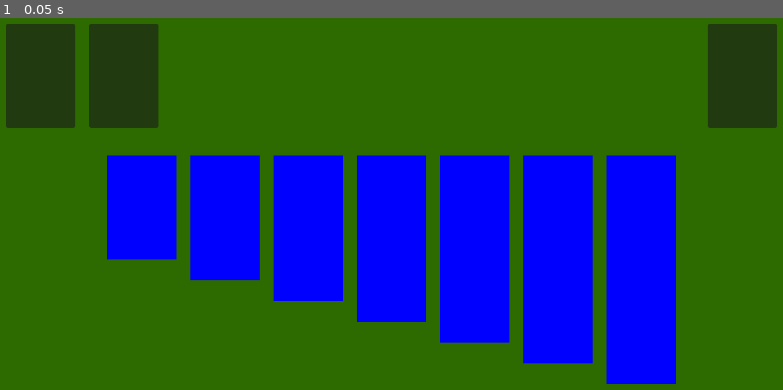
Above: before the commit, frame 1.
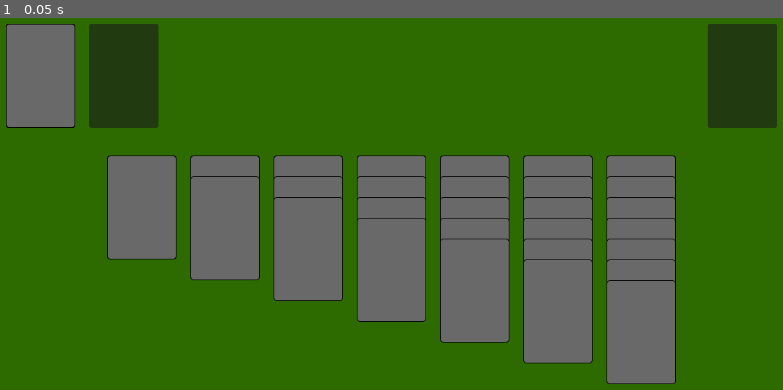
Above: after the commit, the same moment.

Repository: damiankk/CardKing
Game: Godot game, scene res://main.tscn
Same seed, same stepped clock (60 frames per second), same inputs: the game is played once before the commit and once after it.
Inputs:
- Up to frame 1 (0.05 s): no input

The runs differ from the first frame. In frame 1, 31% of the frame differs, in the area x 0-87%, y 1-99%.

Commit message:
Applied border settings for card scene

Diff:
--- a/Scenes/card.gd
+++ b/Scenes/card.gd
@@ -59,12 +59,14 @@
 	$RankLabel.add_theme_color_override("font_color", current_color)
 	$SuitLabel.add_theme_color_override("font_color", current_color)
 
+	# Example adjustment in update_display if Background is a Panel
+	var style_box : StyleBoxFlat = $Background.get_theme_stylebox("panel")
 	if is_face_up:
-		$Background.color = Color.WHITE
+		style_box.bg_color = Color.WHITE
 		$RankLabel.visible = true
 		$SuitLabel.visible = true
 	else:
-		$Background.color = Color.BLUE
+		style_box.bg_color = Color.DIM_GRAY
 		$RankLabel.visible = false
 		$SuitLabel.visible = false
 
--- a/Scenes/card.tscn
+++ b/Scenes/card.tscn
@@ -1,6 +1,18 @@
-[gd_scene load_steps=2 format=3 uid="uid://dosspel3if3qm"]
+[gd_scene load_steps=3 format=3 uid="uid://dosspel3if3qm"]
 
 [ext_resource type="Script" uid="uid://dg2xrf1q5uhwa" path="res://Scenes/card.gd" id="1_0qqmn"]
+
+[sub_resource type="StyleBoxFlat" id="StyleBoxFlat_0qqmn"]
+bg_color = Color(1, 1, 1, 1)
+border_width_left = 1
+border_width_top = 1
+border_width_right = 1
+border_width_bottom = 1
+border_color = Color(0, 0, 0, 1)
+corner_radius_top_left = 4
+corner_radius_top_right = 4
+corner_radius_bottom_right = 4
+corner_radius_bottom_left = 4
 
 [node name="Card" type="Control"]
 custom_minimum_size = Vector2(100, 150)
@@ -13,14 +25,6 @@
 grow_horizontal = 2
 grow_vertical = 2
 script = ExtResource("1_0qqmn")
-
-[node name="Background" type="ColorRect" parent="."]
-layout_mode = 1
-anchors_preset = 15
-anchor_right = 1.0
-anchor_bottom = 1.0
-grow_horizontal = 2
-grow_vertical = 2
 
 [node name="RankLabel" type="Label" parent="."]
 layout_mode = 0
@@ -39,3 +43,12 @@
 offset_bottom = 58.0
 theme_override_colors/font_color = Color(0, 0, 0, 1)
 text = "♠"
+
+[node name="Background" type="Panel" parent="."]
+layout_mode = 1
+anchors_preset = 15
+anchor_right = 1.0
+anchor_bottom = 1.0
+grow_horizontal = 2
+grow_vertical = 2
+theme_override_styles/panel = SubResource("StyleBoxFlat_0qqmn")
--- a/deck.gd
+++ b/deck.gd
@@ -34,6 +34,8 @@
 
 	# --- Call the initial deal function ---
 	deal_initial_tableau()
+	# --- Deal remaining cards ---
+	deal_stock()
 
 func create_deck():
 	deck_cards.clear() # Start with an empty array
@@ -78,3 +80,14 @@
 				dealt_card.position = Vector2(0, j * TABLEAU_Y_OFFSET)
 			else:
 				print("Deck ended unexpectedly...")
+
+func deal_stock():
+	var stock_area = get_parent().get_node("StockPileArea")
+	if not stock_area:
+		print ("Dupa, nie znalazl")
+	else:
+		while(!deck_cards.is_empty()):
+			var dealt_card = deal_one_card()
+			if dealt_card:
+				stock_area.add_child(dealt_card)
+				dealt_card.position = Vector2.ZERO #concise way to set Vector2(0,0)
